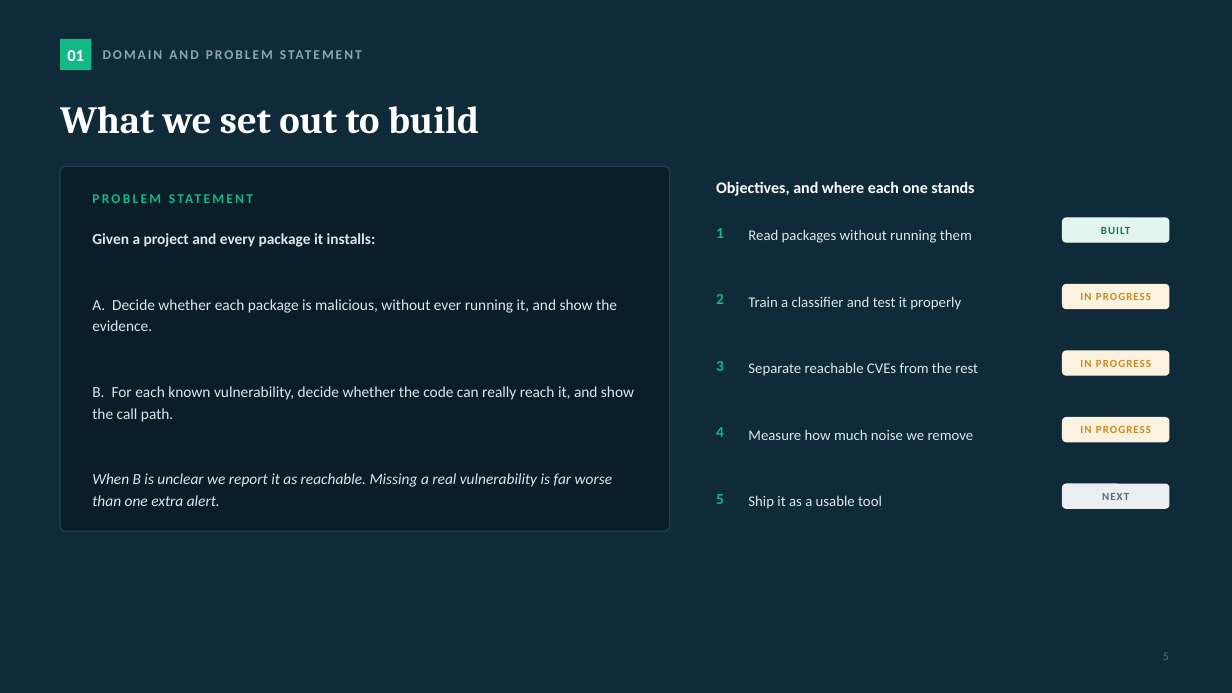
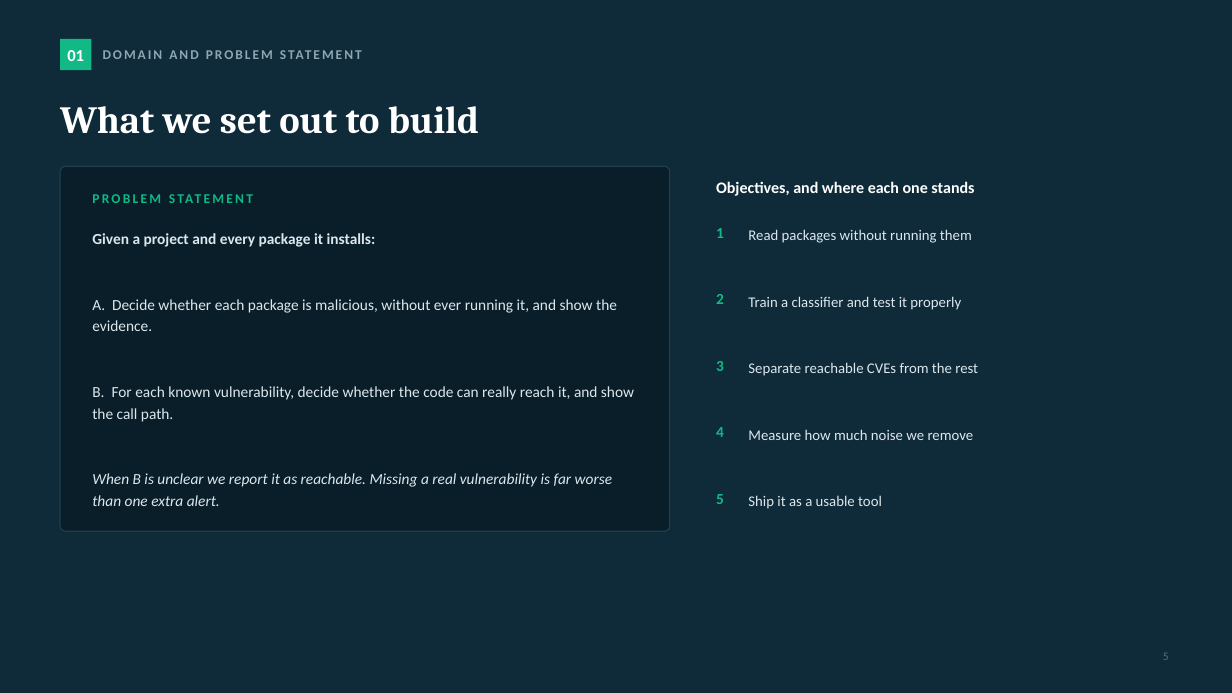
Before and after one commit to notnaveen222/chainguard, a slide deck: slide 5 of docs/review1/ChainGuard_Review1_Progress.pptx. Drawn at 1232x693 pixels with LibreOffice and Linux fonts; fonts in the diff are those of the drawing. Boxes give left, top, right and bottom in pixels: in the first picture for what was removed or moved away, otherwise in the second. Text is boxed around its words. In the diff, an @@ line names an element or a change of style, - is before the commit and + after.

```diff
--- a/docs/review1/ChainGuard_Review1_Progress.pptx
+++ b/docs/review1/ChainGuard_Review1_Progress.pptx
@@ rounded rectangle removed at [1063, 218, 1169, 242] @@
@@ text removed at [1101, 227, 1130, 234] @@
-BUILT
@@ rounded rectangle removed at [1063, 285, 1169, 309] @@
@@ text removed at [1080, 293, 1151, 300] @@
-IN PROGRESS
@@ rounded rectangle removed at [1063, 351, 1169, 375] @@
@@ text removed at [1080, 360, 1151, 367] @@
-IN PROGRESS
@@ rounded rectangle removed at [1063, 418, 1169, 442] @@
@@ text removed at [1080, 426, 1151, 433] @@
-IN PROGRESS
@@ rounded rectangle removed at [1063, 484, 1169, 508] @@
@@ text removed at [1102, 493, 1129, 500] @@
-NEXT
```
Also in this commit, not shown: 4 other slides changed.
